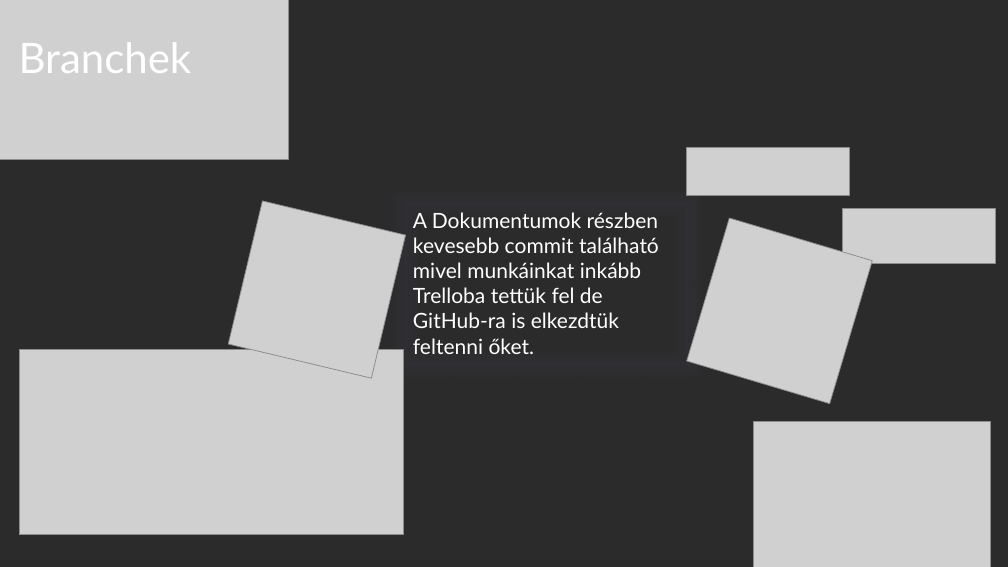
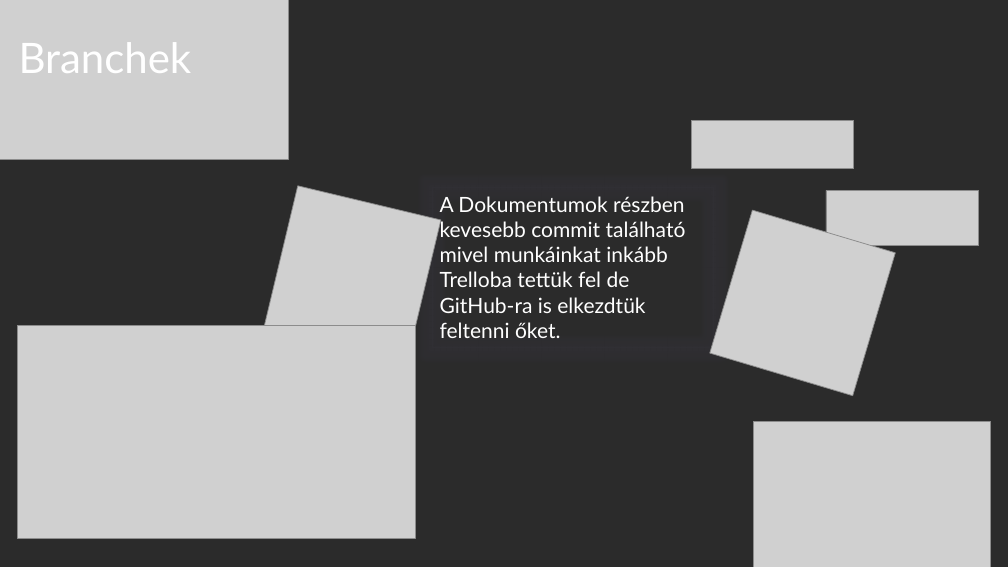
Before and after one commit to ponuzsr/vizsgaremek, a slide deck: slide 6 of Vizsgaremek_Ppt.pptx. Drawn at 1008x567 pixels with LibreOffice and Linux fonts; fonts in the diff are those of the drawing; grey boxes stand for pictures; background and template pictures are left out; a plain dark background stands for a picture behind light text. Boxes give left, top, right and bottom in pixels: in the first picture for what was removed or moved away, otherwise in the second. Text is boxed around its words. In the diff, an @@ line names an element or a change of style, - is before the commit and + after.

Commit message:
Powerpoint images is added
Our ppt is almost done 70%

```diff
--- a/Vizsgaremek_Ppt.pptx
+++ b/Vizsgaremek_Ppt.pptx
@@ picture: place and size @@
-picture at (687,147,849,196)
+picture at (692,120,854,169)
@@ picture: place and size @@
-picture at (228,201,406,379)
+picture at (264,186,442,364)
@@ rectangle "A Dokumentumok részben kevesebb commit ...": place and size @@
-rectangle "A Dokumentumok részben kevesebb commit ..." at (405,203,687,364)
+rectangle "A Dokumentumok részben kevesebb commit ..." at (433,188,714,348)
@@ picture: place and size @@
-picture at (843,208,996,263)
+picture at (826,191,979,246)
@@ picture: place and size @@
-picture at (687,218,873,403)
+picture at (710,210,895,396)
@@ picture: place and size @@
-picture at (19,349,404,535)
+picture at (17,326,415,539)
```
Also in this commit, not shown: 13 other slides changed, 8 slides added, 1 slide removed.
